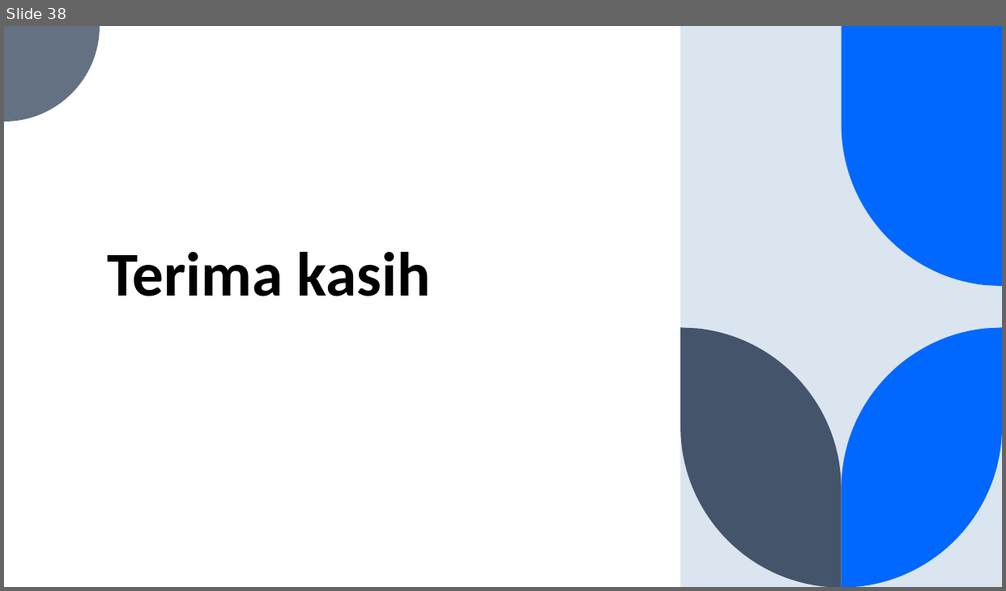
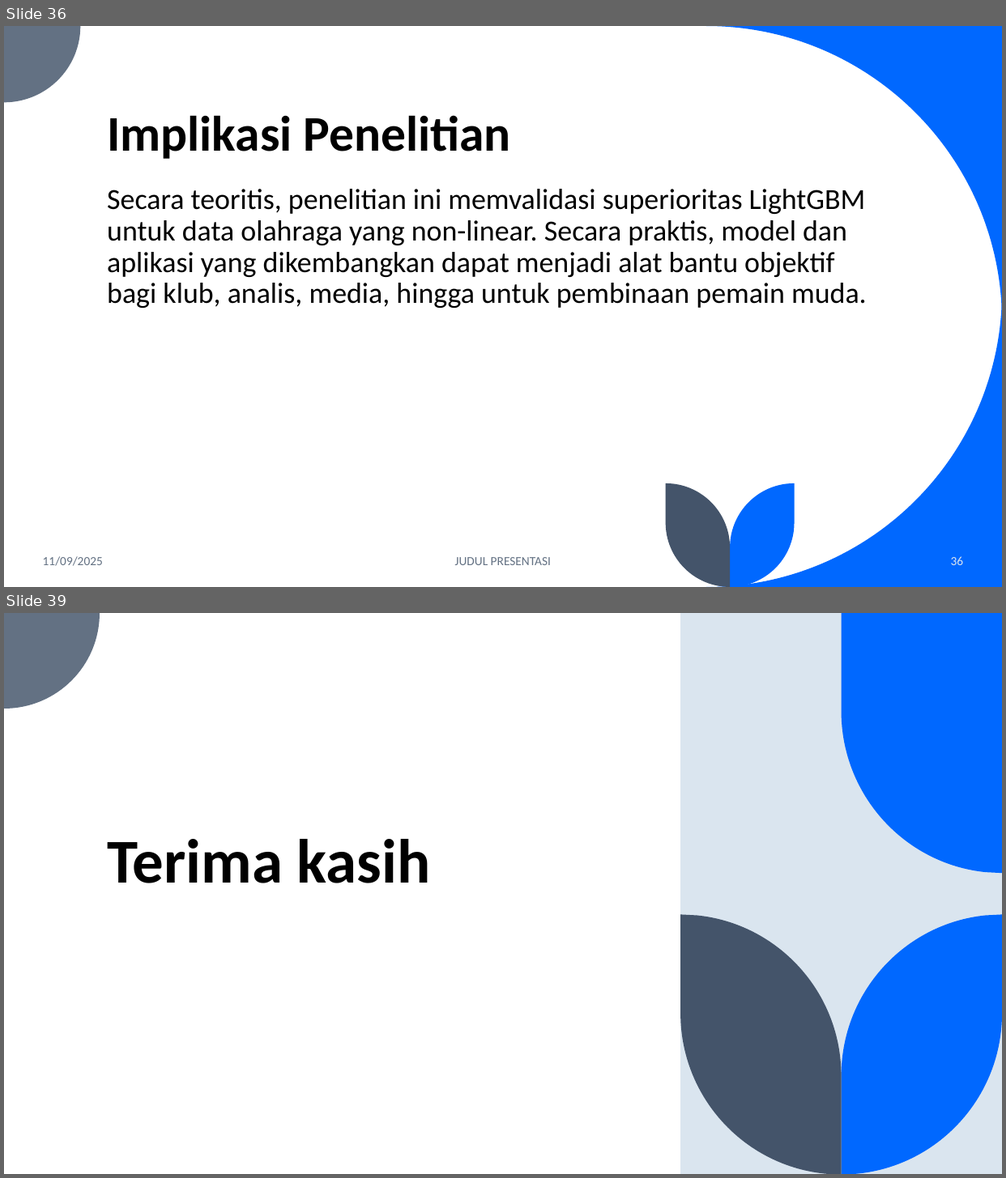
Before and after one commit to fadhilra101/skripsi, a slide deck: ppt/PPT SEMHAS.pptx. Shown one above the other, each under a label of ours: slide 38 before the commit, slides 36 and 39 after it; the slides between them are not shown. The pictures are 1006x591 and 1006x1178 pixels, drawn with LibreOffice and Linux fonts; fonts in the diff are those of the drawing. Boxes give left, top, right and bottom in pixels: in the first picture for what was removed or moved away, otherwise in the second. Text is boxed around its words. In the diff, an @@ line names an element or a change of style, - is before the commit and + after.

```diff
--- a/ppt/PPT SEMHAS.pptx
+++ b/ppt/PPT SEMHAS.pptx
@@ slide 36 added at <box>4,26,1002,587</box>, background #FFFFFF @@
@@ freeform shape added at <box>4,26,80,102</box>, fill #637183 @@
@@ freeform shape added at <box>706,26,1002,322</box>, fill #0068FF @@
@@ title added at <box>107,115,511,159</box>, 48 pt, text #000000, bold @@
+Implikasi Penelitian
@@ text added at <box>107,189,867,308</box>, 28 pt, text #000000 @@
+Secara teoritis, penelitian ini memvalidasi superioritas LightGBM untuk data olahraga yang non-linear. Secara praktis, model dan aplikasi yang dikembangkan dapat menjadi alat bantu objektif bagi klub, analis, media, hingga untuk pembinaan pemain muda.
@@ freeform shape added at <box>706,292,1002,587</box>, fill #0068FF @@
@@ freeform shape added at <box>666,484,731,587</box>, fill #44546A @@
@@ freeform shape added at <box>731,484,795,587</box>, fill #0068FF @@
@@ text added at <box>43,557,103,566</box>, 12 pt, text #637183 @@
+11/09/2025
@@ text added at <box>455,557,551,565</box>, 12 pt, text #637183 @@
+JUDUL PRESENTASI
@@ page number added at <box>951,557,964,565</box>, 12 pt, text #DAE5EF @@
+36
@@ what was slide 38 is now slide 39 @@
```
Also in this commit, not shown: 15 slides changed.
